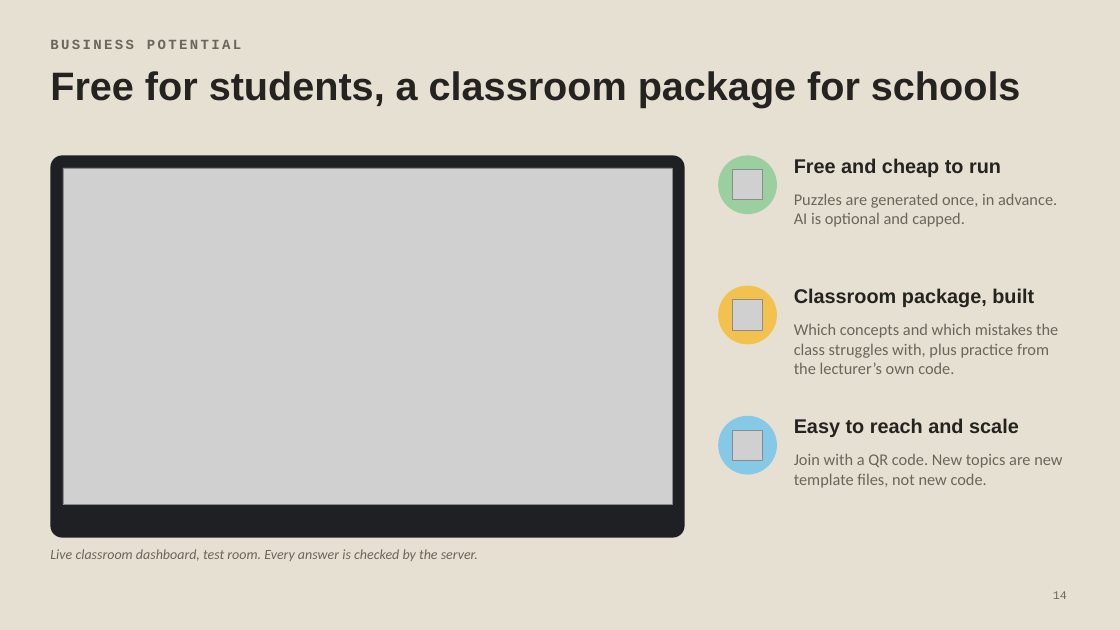
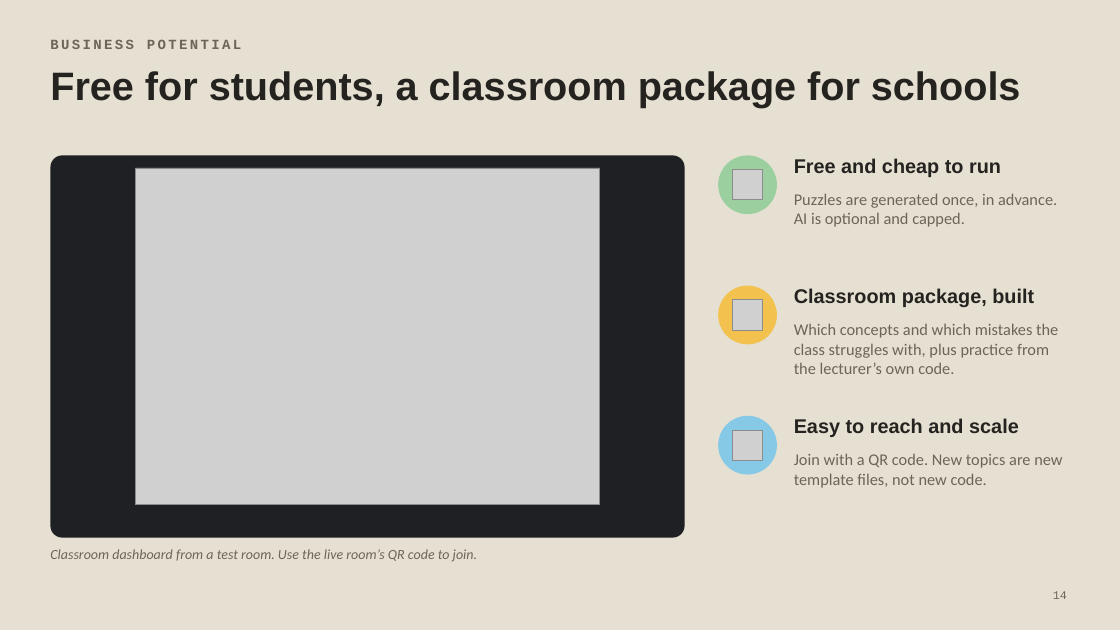
Before and after one commit to dohongminh-ui/Syntax-Stack, a slide deck: slide 14 of docs/Syntax-Stack-finals.pptx. Drawn at 1120x630 pixels with LibreOffice and Linux fonts; fonts in the diff are those of the drawing; grey boxes stand for pictures. Boxes give left, top, right and bottom in pixels: in the first picture for what was removed or moved away, otherwise in the second. Text is boxed around its words. In the diff, an @@ line names an element or a change of style, - is before the commit and + after.

```diff
--- a/docs/Syntax-Stack-finals.pptx
+++ b/docs/Syntax-Stack-finals.pptx
@@ picture: place and size @@
-picture at bbox=[63, 168, 672, 505]
+picture at bbox=[135, 168, 600, 505]
@@ text at bbox=[50, 549, 477, 561]: text changed @@
-Live classroom dashboard, test room. Every answer is checked by the server.
+Classroom dashboard from a test room. Use the live room’s QR code to join.
```
Also in this commit, not shown: 3 other slides changed, 10 other files.
